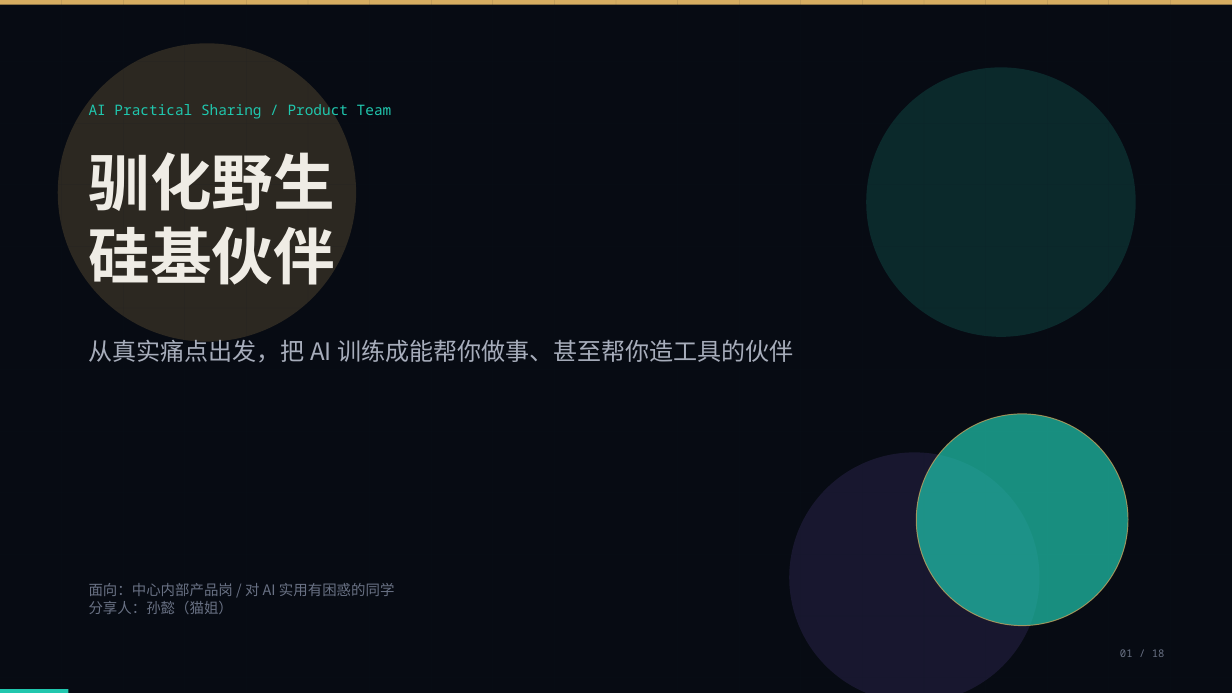
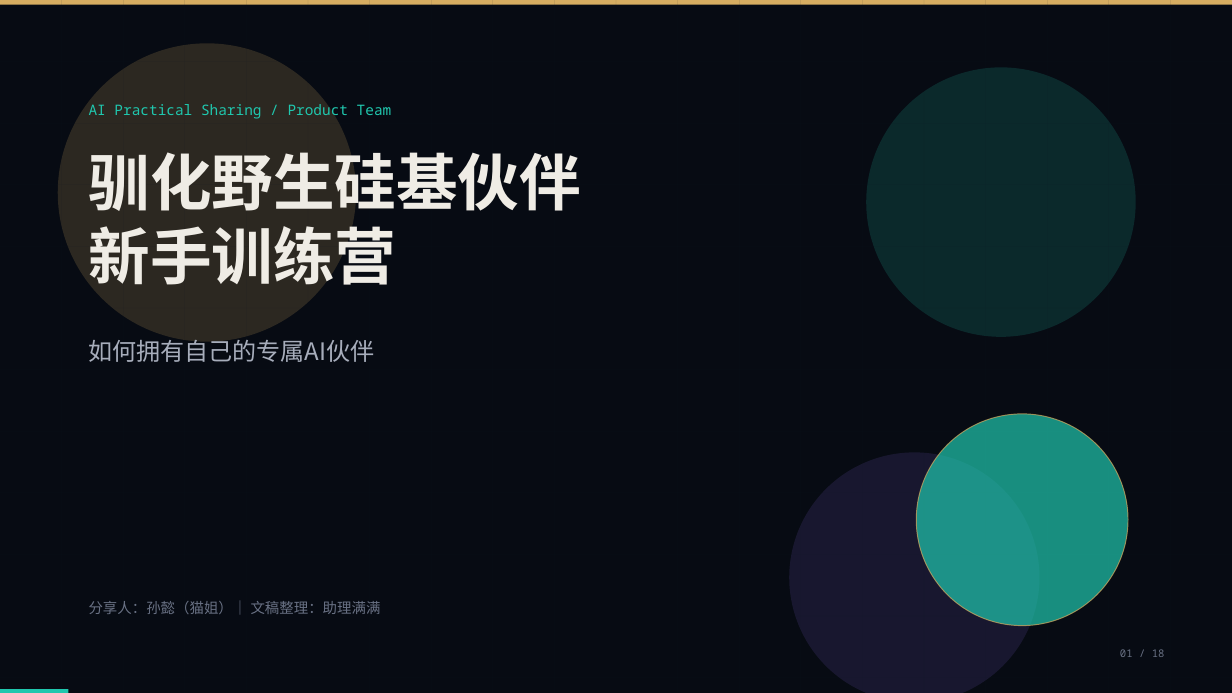
Before and after one commit to SunGrissy/Hermes, a slide deck: slide 1 of 会议材料/驯化野生硅基伙伴_渐进披露版.pptx. Drawn at 1232x693 pixels with LibreOffice and Linux fonts; fonts in the diff are those of the drawing. Boxes give left, top, right and bottom in pixels: in the first picture for what was removed or moved away, otherwise in the second. Text is boxed around its words. In the diff, an @@ line names an element or a change of style, - is before the commit and + after.

```diff
--- a/会议材料/驯化野生硅基伙伴_渐进披露版.pptx
+++ b/会议材料/驯化野生硅基伙伴_渐进披露版.pptx
@@ text at bbox=[89, 152, 582, 285]: text changed @@
-驯化野生
-硅基伙伴
+驯化野生硅基伙伴
+新手训练营
@@ text at bbox=[89, 339, 375, 362]: text changed @@
-从真实痛点出发，把 AI 训练成能帮你做事、甚至帮你造工具的伙伴
+如何拥有自己的专属AI伙伴
@@ text at bbox=[89, 601, 381, 614]: text changed @@
-面向：中心内部产品岗 / 对 AI 实用有困惑的同学
-分享人：孙懿（猫姐）
+分享人：孙懿（猫姐）｜ 文稿整理：助理满满
```
Also in this commit, not shown: 9 other slides changed, 16 slides added, 1 slide removed, 1 other file.
